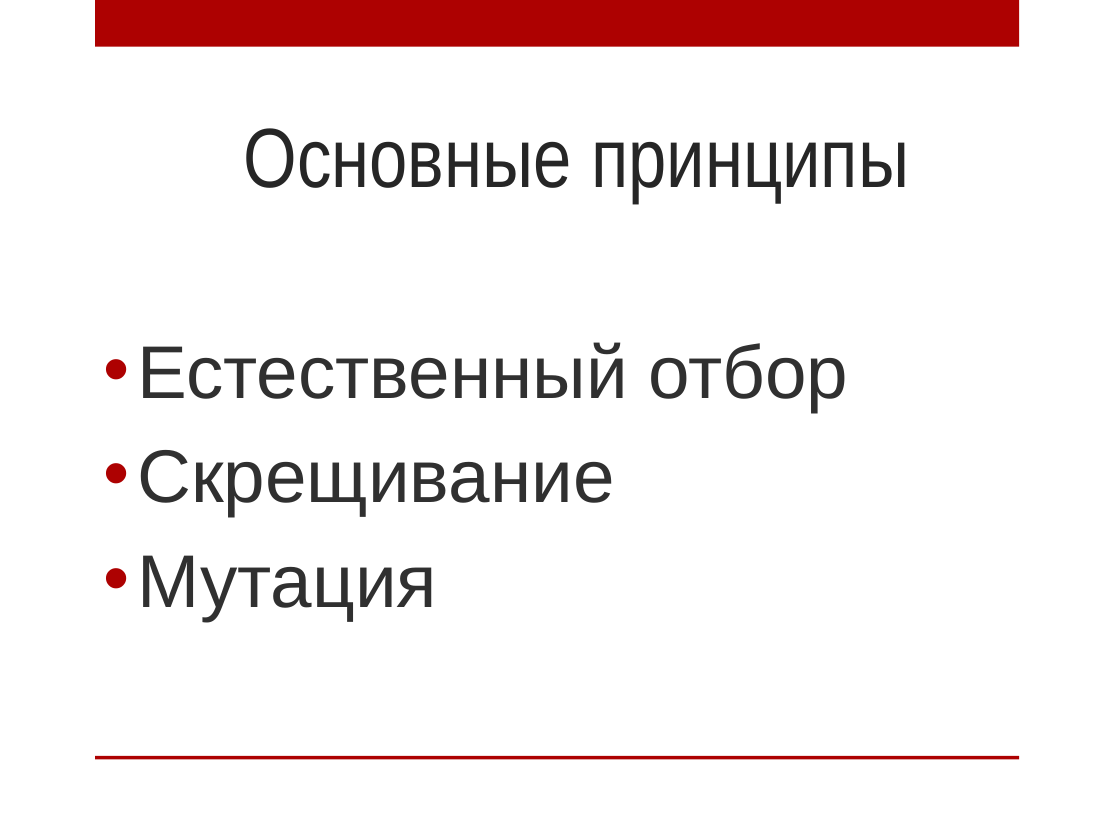
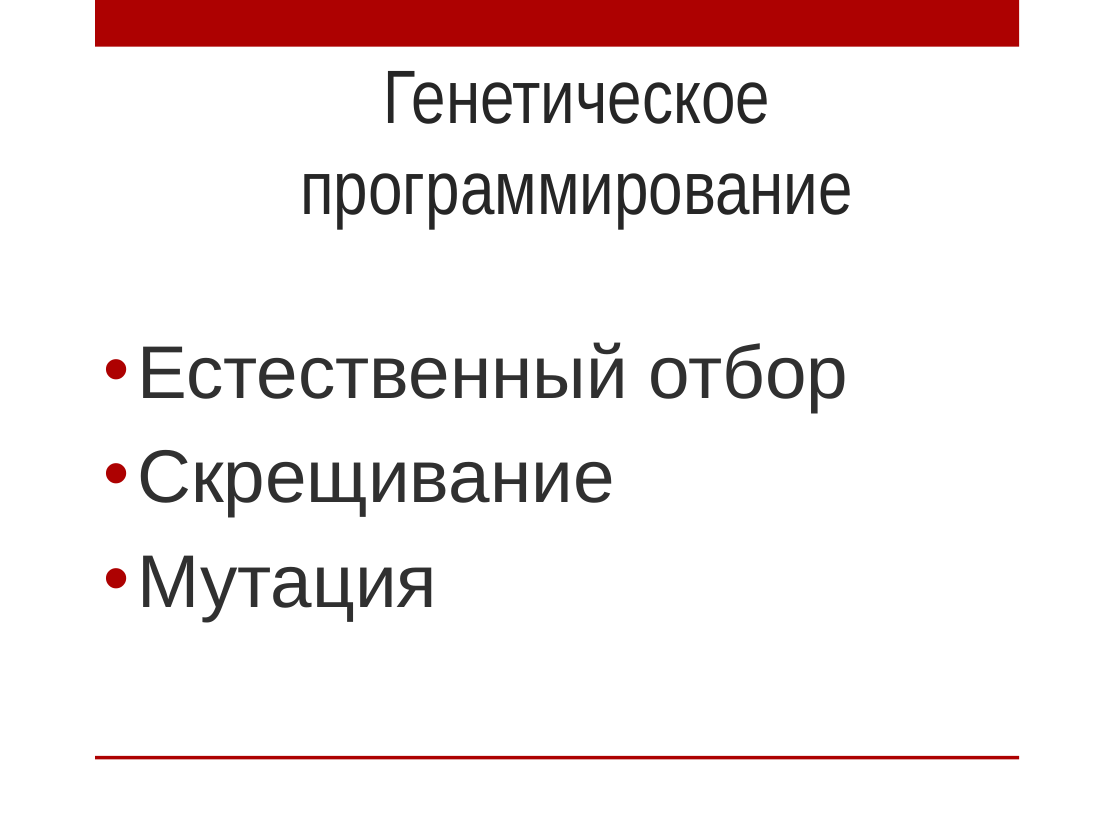
Before and after one commit to AnnaIbakaeva/Genetic, a slide deck: slide 12 of Диплом/Магистратура.pptx (slide 9 before the commit). Drawn at 1120x840 pixels with LibreOffice and Linux fonts; fonts in the diff are those of the drawing; background and template pictures are left out. Boxes give left, top, right and bottom in pixels: in the first picture for what was removed or moved away, otherwise in the second. Text is boxed around its words. In the diff, an @@ line names an element or a change of style, - is before the commit and + after.

```diff
--- a/Диплом/Магистратура.pptx
+++ b/Диплом/Магистратура.pptx
@@ title at <box>300,71,853,229</box>: text changed; size 54 to 48.6 pt @@
-Основные принципы
+Генетическое программирование
```
Also in this commit, not shown: 1 other slide changed, 5 slides added, 5 slides removed, 5 other files.
